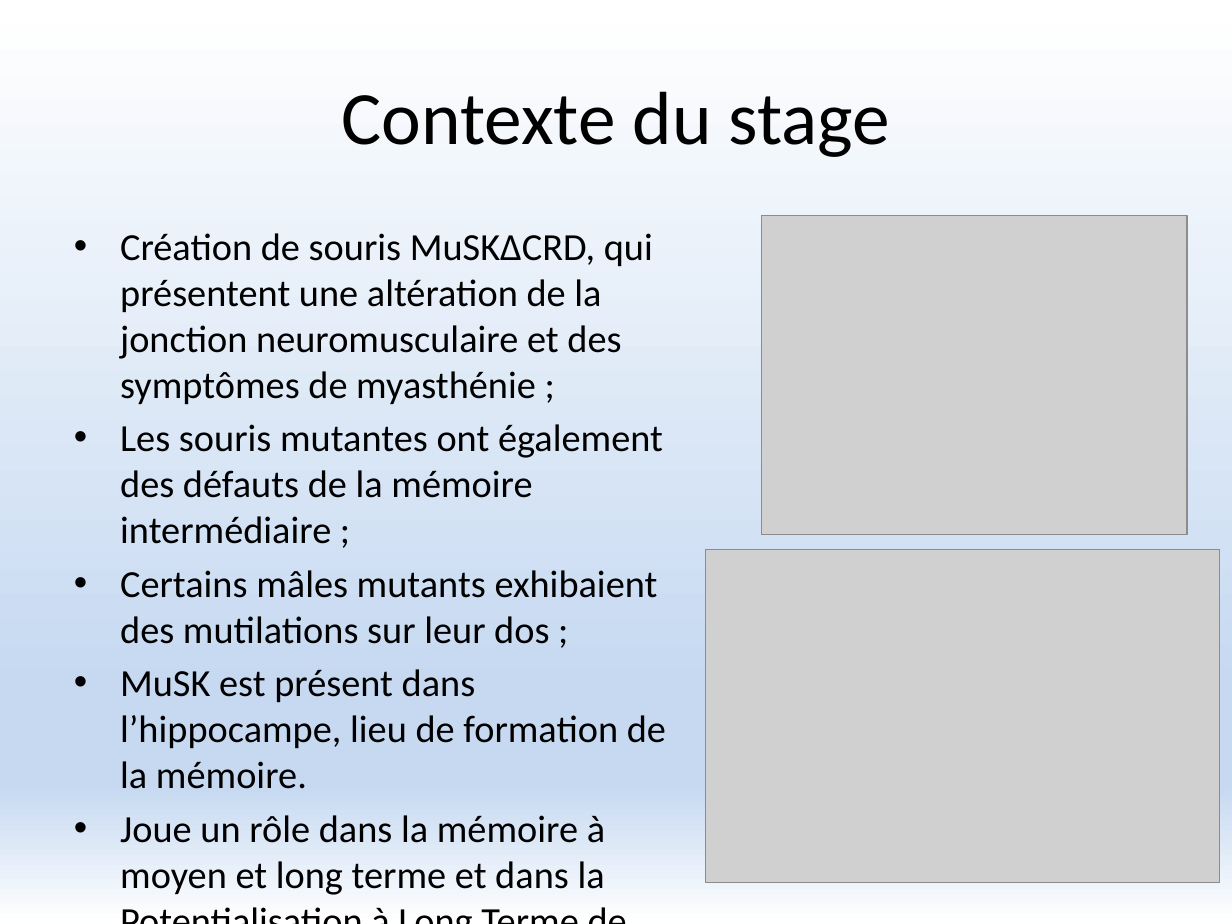
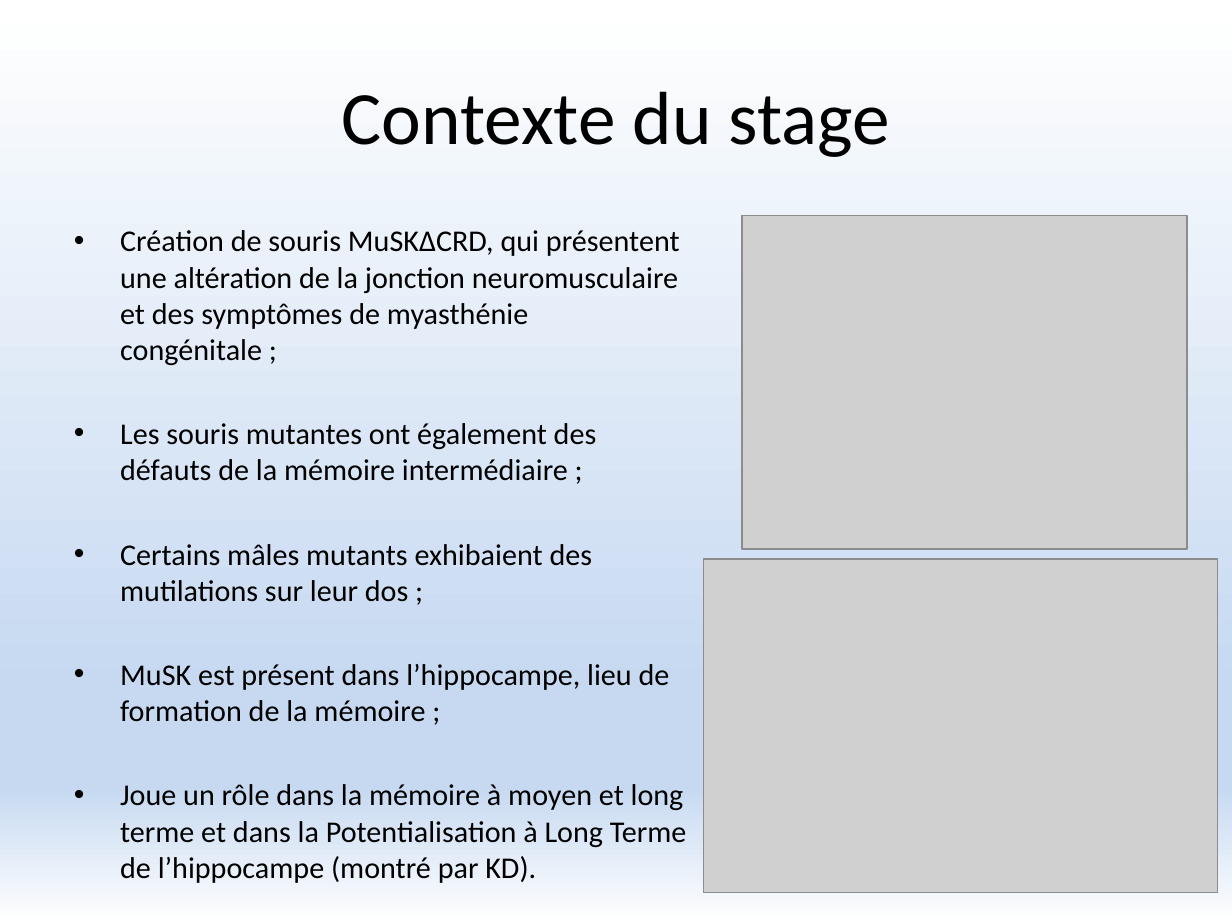
Before and after one commit to FlorentKl/rapport-m2, a slide deck: slide 4 of Présentation Oral.pptx. Drawn at 1232x924 pixels with LibreOffice and Linux fonts; fonts in the diff are those of the drawing; grey boxes stand for pictures. Boxes give left, top, right and bottom in pixels: in the first picture for what was removed or moved away, otherwise in the second. Text is boxed around its words. In the diff, an @@ line names an element or a change of style, - is before the commit and + after.

```diff
--- a/Présentation Oral.pptx
+++ b/Présentation Oral.pptx
@@ text at box(120, 230, 680, 365): text changed; size 22.4 to 17.6 pt @@
-• Création de souris MuSKΔCRD, qui présentent une altération de la jonction neuromusculaire et des symptômes de myasthénie ;
+• Création de souris MuSKΔCRD, qui présentent une altération de la jonction neuromusculaire et des symptômes de myasthénie congénitale ;
@@ picture: place and size @@
-picture at box(761, 216, 1186, 535)
+picture at box(742, 216, 1186, 549)
@@ text at box(120, 423, 687, 847): size 22.4 to 17.6 pt in "Les souris mutantes ont également des défauts ...", "Certains mâles mutants exhibaient des mutilations sur ...", "Joue un rôle dans la mémoire à ..." @@
@@ picture: place and size @@
-picture at box(706, 549, 1220, 883)
+picture at box(703, 559, 1217, 893)
@@ text at box(120, 664, 670, 722): text changed; size 22.4 to 17.6 pt @@
-• MuSK est présent dans l’hippocampe, lieu de formation de la mémoire.
+• MuSK est présent dans l’hippocampe, lieu de formation de la mémoire ;
```
Also in this commit, not shown: 8 other slides changed.
